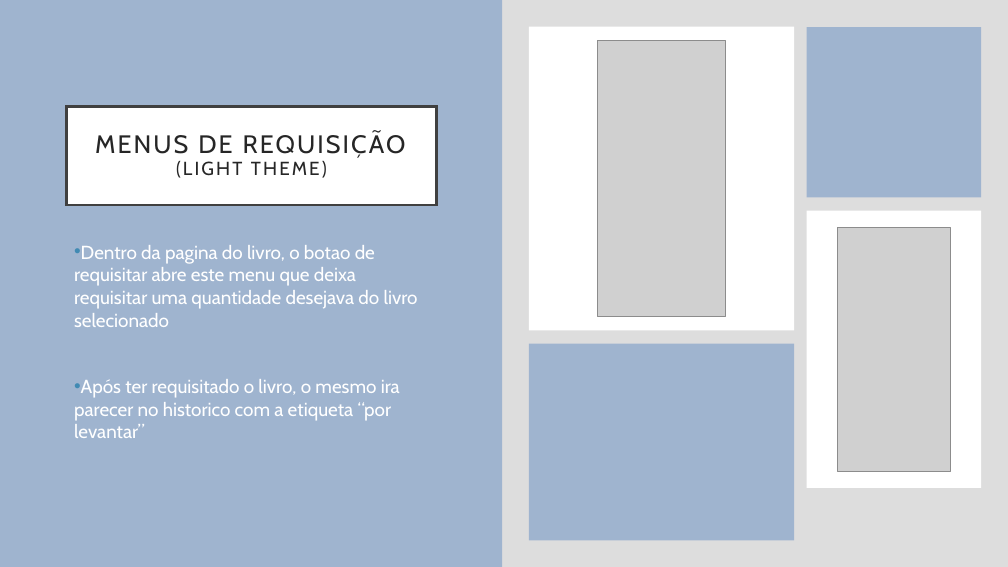
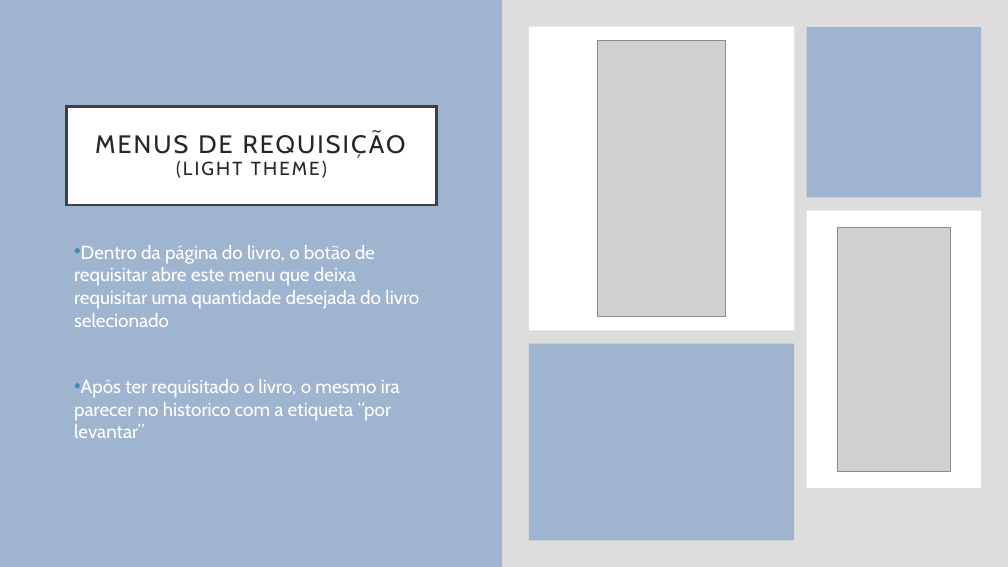
Before and after one commit to Gnomo000/Trabalho-Projeto-PLC, a slide deck: slide 10 of Apresentação projeto Nova.pptx. Drawn at 1008x567 pixels with LibreOffice and Linux fonts; fonts in the diff are those of the drawing; grey boxes stand for pictures. Boxes give left, top, right and bottom in pixels: in the first picture for what was removed or moved away, otherwise in the second. Text is boxed around its words. In the diff, an @@ line names an element or a change of style, - is before the commit and + after.

```diff
--- a/Apresentação projeto Nova.pptx
+++ b/Apresentação projeto Nova.pptx
@@ text at [74, 245, 419, 327]: text changed @@
-• Dentro da pagina do livro, o botao de requisitar abre este menu que deixa requisitar uma quantidade desejava do livro selecionado
+• Dentro da página do livro, o botão de requisitar abre este menu que deixa requisitar uma quantidade desejada do livro selecionado
```
Also in this commit, not shown: 3 other files.
